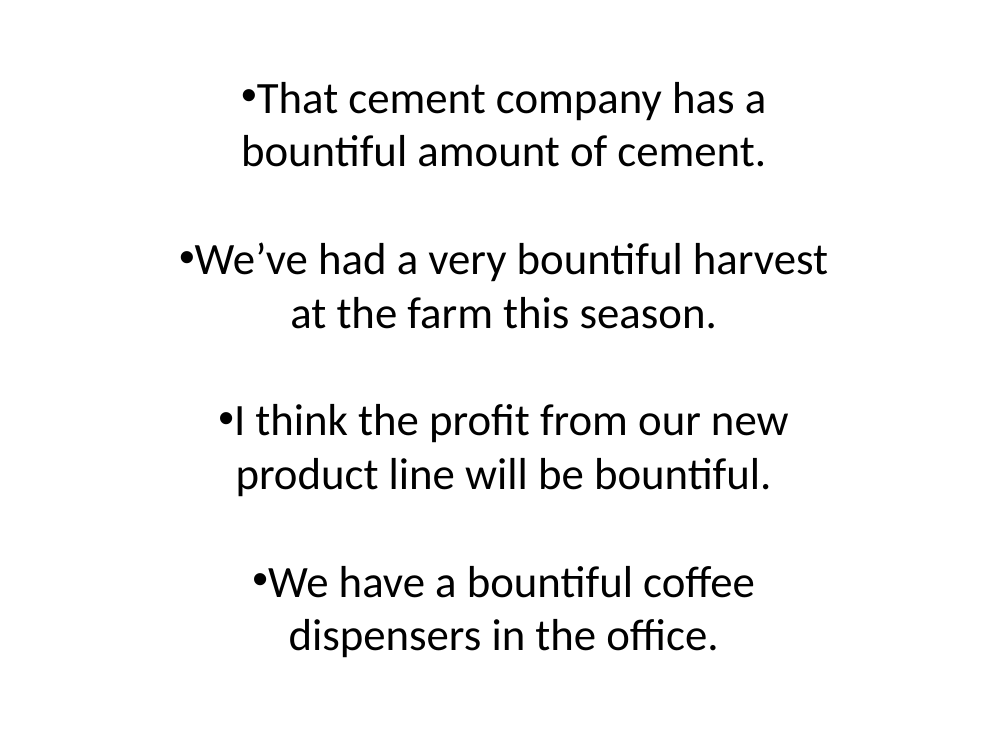
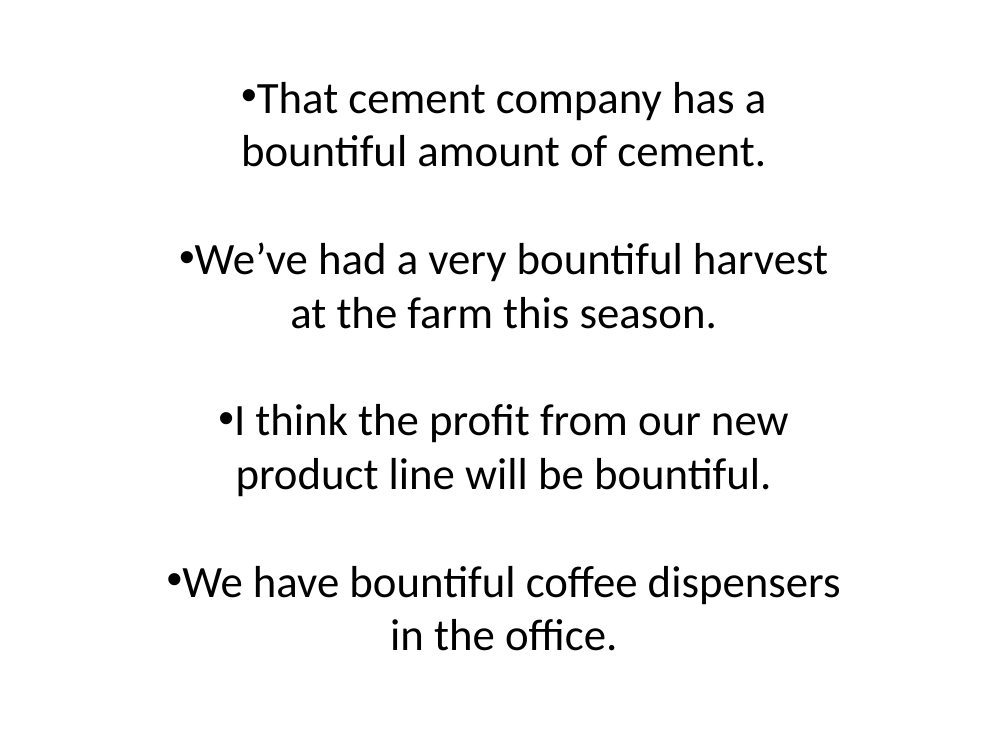
Before and after one commit to YusefQuinlan/BusinessEnglish, a slide deck: slide 20 of BusinessAdjectives5.pptx. Drawn at 1008x756 pixels with LibreOffice and Linux fonts; fonts in the diff are those of the drawing. Boxes give left, top, right and bottom in pixels: in the first picture for what was removed or moved away, otherwise in the second. Text is boxed around its words. In the diff, an @@ line names an element or a change of style, - is before the commit and + after.

Commit message:
dd
dd

```diff
--- a/BusinessAdjectives5.pptx
+++ b/BusinessAdjectives5.pptx
@@ subtitle at (x1=182, y1=566, x2=841, y2=651): text changed @@
-• We have a bountiful coffee dispensers in the office.
+• We have bountiful coffee dispensers in the office.
```
